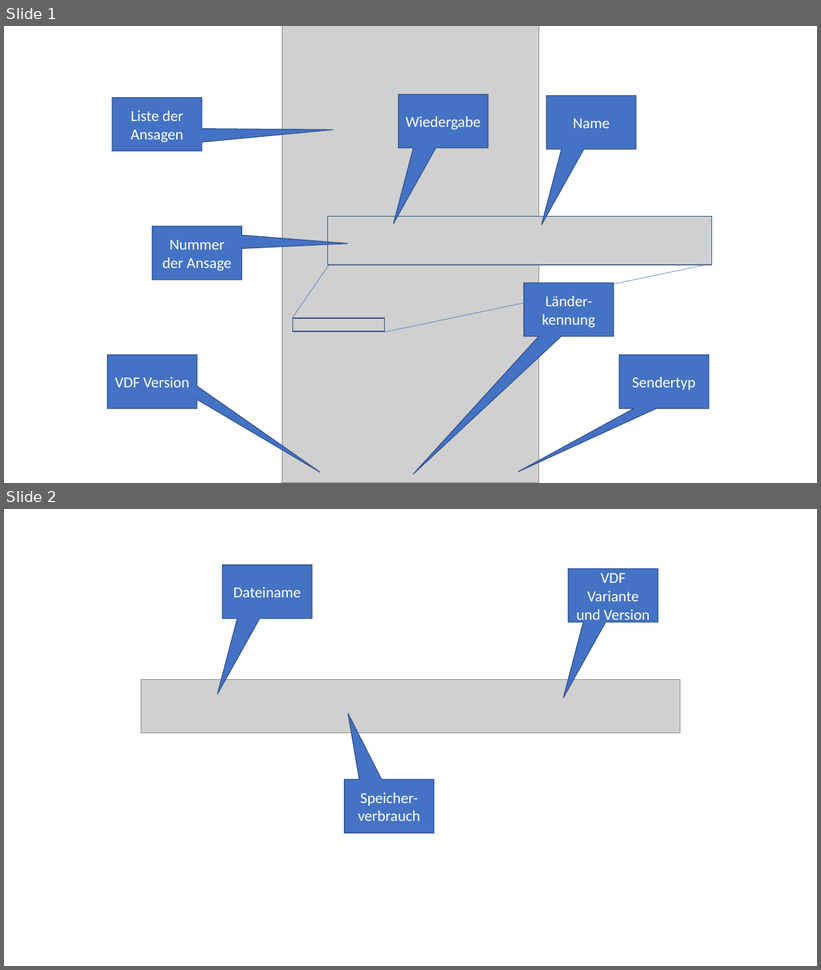
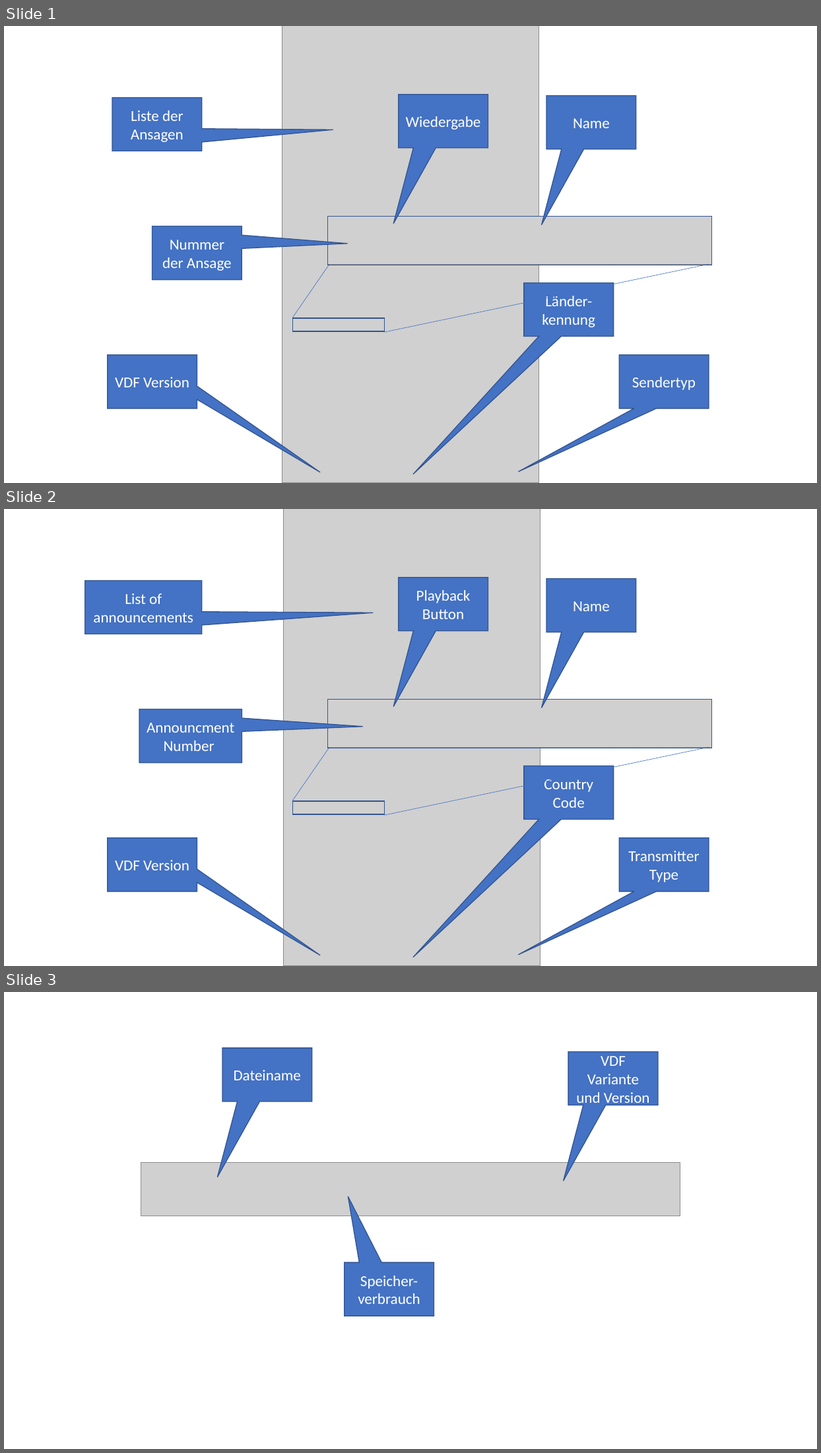
Before and after one commit to sg26565/hott-transmitter-config, a slide deck: VDFEditor/VDFEditor.pptx. Shown one above the other, each under a label of ours: slides 1 and 2 before the commit, slides 1, 2 and 3 after it. The pictures are 821x970 and 821x1453 pixels, drawn with LibreOffice and Linux fonts; fonts in the diff are those of the drawing; grey boxes stand for pictures. Boxes give left, top, right and bottom in pixels: in the first picture for what was removed or moved away, otherwise in the second. Text is boxed around its words. In the diff, an @@ line names an element or a change of style, - is before the commit and + after.

```diff
--- a/VDFEditor/VDFEditor.pptx
+++ b/VDFEditor/VDFEditor.pptx
@@ slide 2 added at (4,509,817,966), background #FFFFFF @@
@@ picture added at (283,509,541,966) @@
@@ speech box added at (85,580,202,634), fill #4472C4, outline #325491 1 pt, 18 pt, text #FFFFFF @@
+List of announcements
@@ speech box added at (399,578,488,631), fill #4472C4, outline #325491 1 pt, 18 pt, text #FFFFFF @@
+Playback Button
@@ speech box added at (547,578,636,632), fill #4472C4, outline #325491 1 pt, 18 pt, text #FFFFFF @@
+Name
@@ picture added at (328,699,712,747) @@
@@ rectangle added at (328,699,712,748), outline #325491 1 pt @@
@@ speech box added at (139,710,242,763), fill #4472C4, outline #325491 1 pt, 18 pt, text #FFFFFF @@
+Announcment Number
@@ line added from (330, 747) to (292, 801), #4472C4 0.5 pt @@
@@ line added from (709, 747) to (385, 815), #4472C4 0.5 pt @@
@@ speech box added at (524,766,614,819), fill #4472C4, outline #325491 1 pt, 18 pt, text #FFFFFF @@
+Country Code
@@ rectangle added at (292,802,384,815), outline #325491 1 pt @@
@@ speech box added at (108,838,197,892), fill #4472C4, outline #325491 1 pt, 18 pt, text #FFFFFF @@
+VDF Version
@@ speech box added at (620,838,709,892), fill #4472C4, outline #325491 1 pt, 18 pt, text #FFFFFF @@
+Transmitter Type
@@ what was slide 2 is now slide 3 @@
```
Also in this commit, not shown: 2 other slides added, 7 other files.
